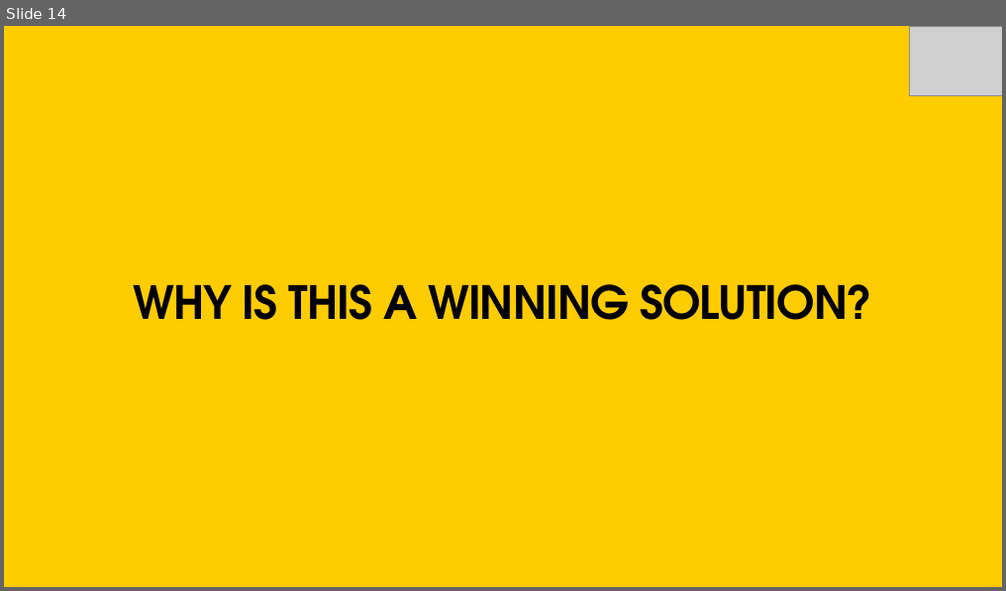
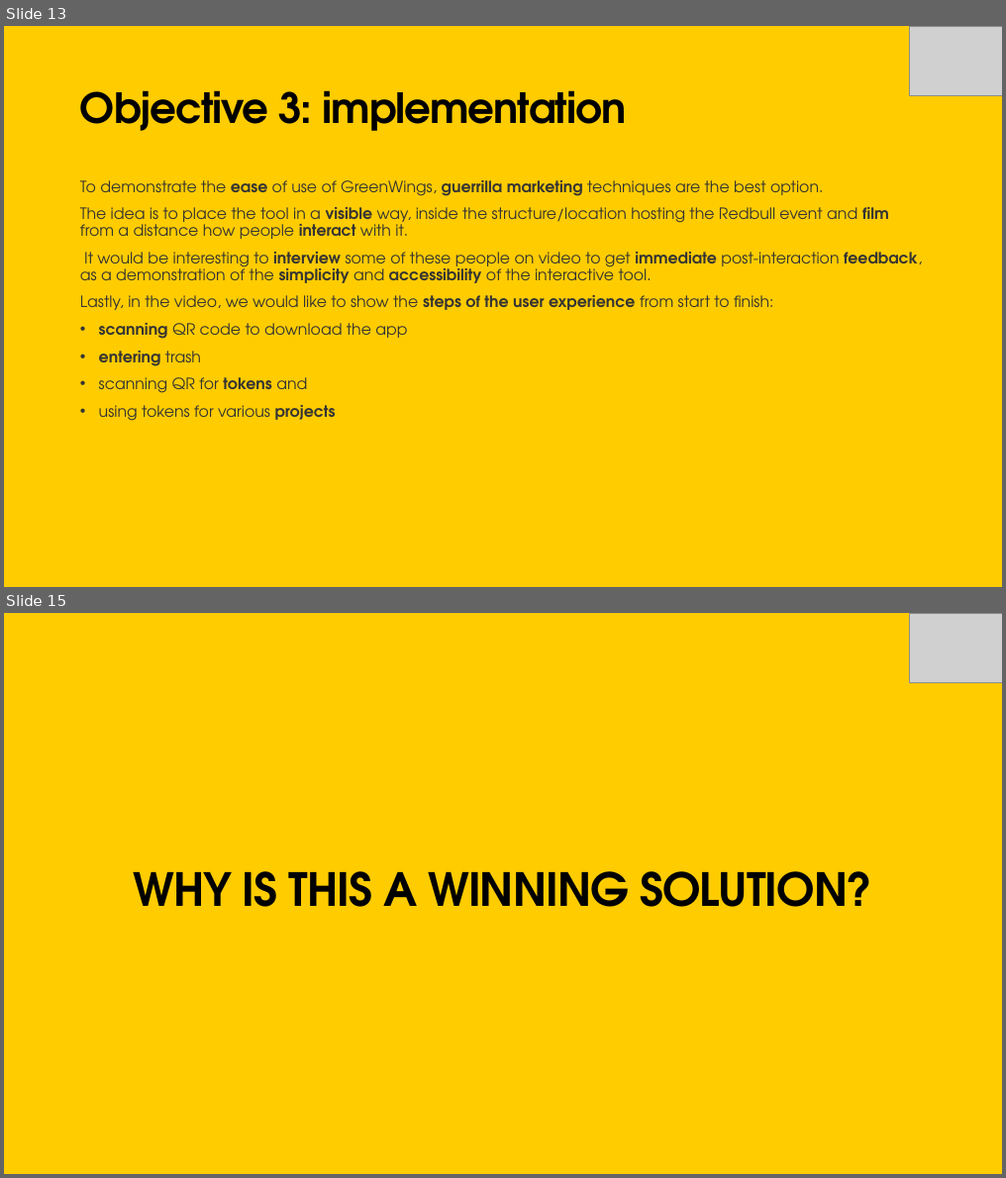
Before and after one commit to Annanardo/REDBULL---Wings-for-Sustainability, a slide deck: WingsforSustainability.pptx. Shown one above the other, each under a label of ours: slide 14 before the commit, slides 13 and 15 after it; the slides between them are not shown. The pictures are 1006x591 and 1006x1178 pixels, drawn with LibreOffice and Linux fonts; fonts in the diff are those of the drawing; grey boxes stand for pictures. Boxes give left, top, right and bottom in pixels: in the first picture for what was removed or moved away, otherwise in the second. Text is boxed around its words. In the diff, an @@ line names an element or a change of style, - is before the commit and + after.

```diff
--- a/WingsforSustainability.pptx
+++ b/WingsforSustainability.pptx
@@ slide 13 added at [4, 26, 1002, 587], background #FFCC00 @@
@@ picture added at [910, 26, 1002, 95] @@
@@ title added at [80, 90, 626, 131], 40 pt, text #000000, bold @@
+Objective 3: implementation
@@ text added at [80, 180, 922, 421], 15 pt, text #343433 @@
+To demonstrate the ease of use of GreenWings, guerrilla marketing techniques are the best option.
+The idea is to place the tool in a visible way, inside the structure/location hosting the Redbull event and film from a distance how people interact with it.
+It would be interesting to interview some of these people on video to get immediate post-interaction feedback, as a demonstration of the simplicity and accessibility of the interactive tool.
+Lastly, in the video, we would like to show the steps of the user experience from start to finish:
+• scanning QR code to download the app
+• entering trash
+• scanning QR for tokens and
+• using tokens for various projects
@@ what was slide 14 is now slide 15 @@
```
Also in this commit, not shown: 1 slide changed, 3 other slides added, 3 slides removed.
